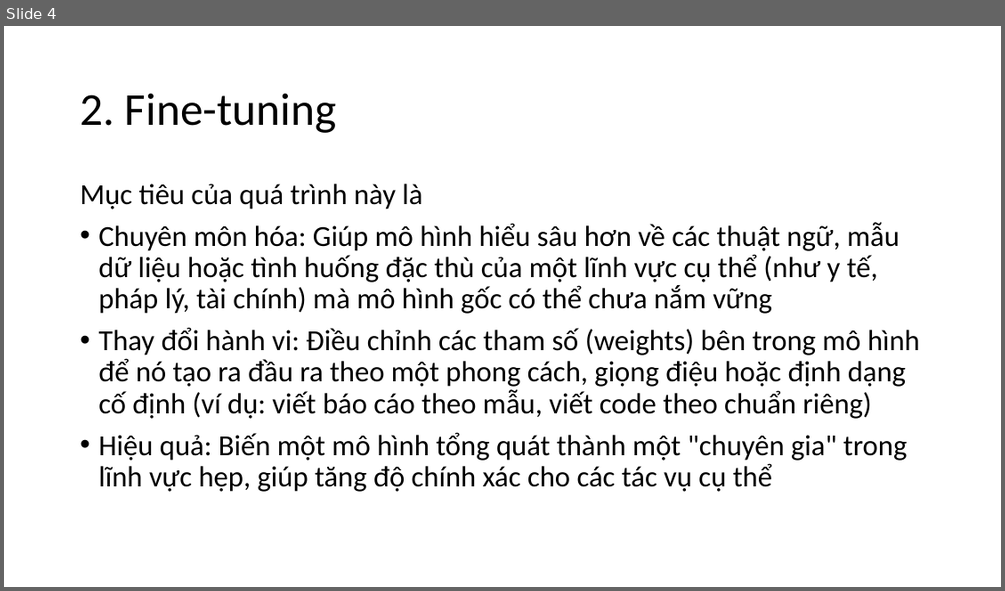
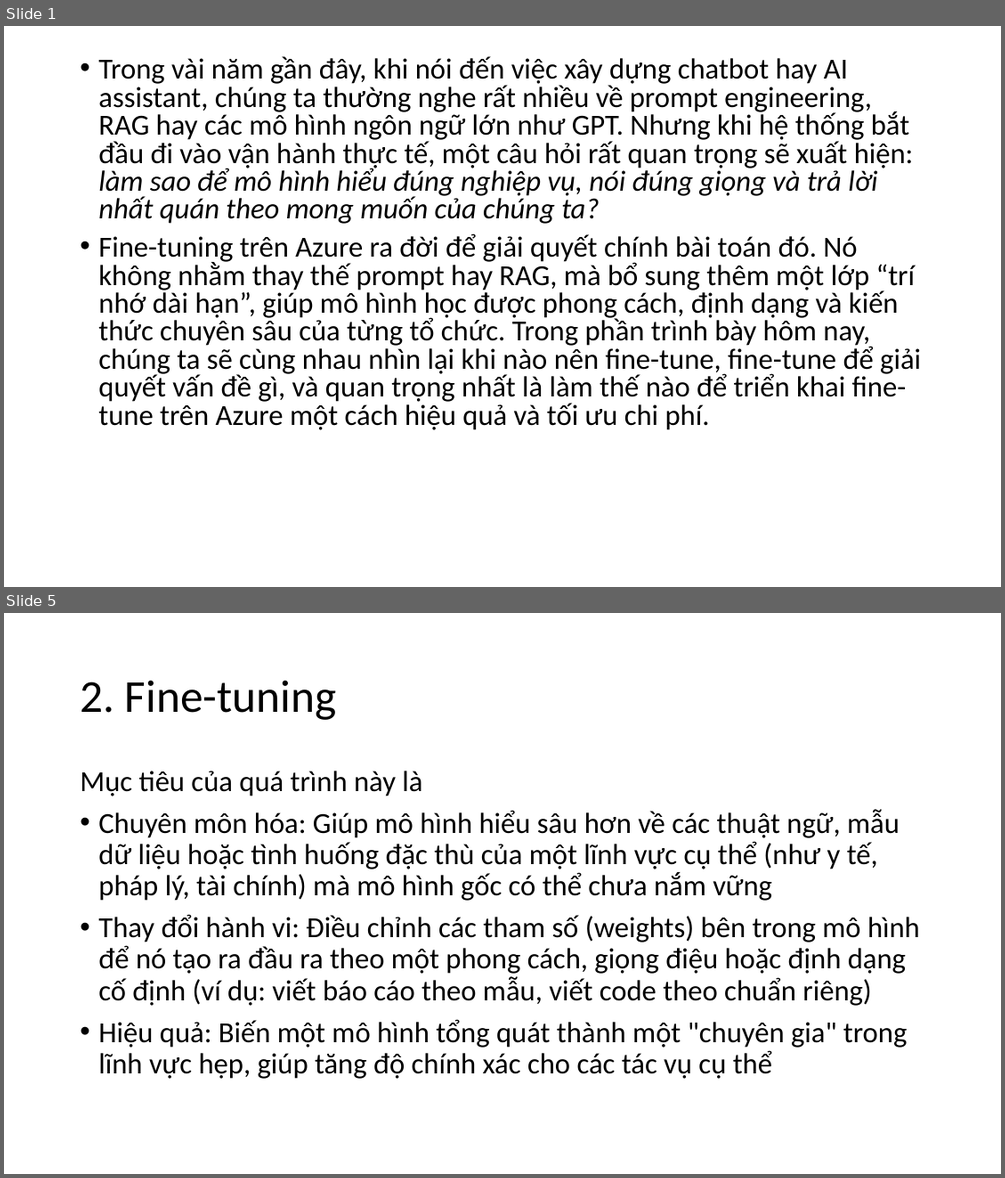
Before and after one commit to longdd90jp/sample-ai, a slide deck: fine-tune-pc/AI-Fine_Tune.pptx. Shown one above the other, each under a label of ours: slide 4 before the commit, slides 1 and 5 after it; the slides between them are not shown. The pictures are 1005x591 and 1005x1178 pixels, drawn with LibreOffice and Linux fonts; fonts in the diff are those of the drawing. Boxes give left, top, right and bottom in pixels: in the first picture for what was removed or moved away, otherwise in the second. Text is boxed around its words. In the diff, an @@ line names an element or a change of style, - is before the commit and + after.

```diff
--- a/fine-tune-pc/AI-Fine_Tune.pptx
+++ b/fine-tune-pc/AI-Fine_Tune.pptx
@@ slide 1 added at <box>4,26,1001,587</box>, background #FFFFFF @@
@@ text added at <box>98,56,921,430</box>, 28 pt, text #000000 @@
+• Trong vài năm gần đây, khi nói đến việc xây dựng chatbot hay AI assistant, chúng ta thường nghe rất nhiều về prompt engineering, RAG hay các mô hình ngôn ngữ lớn như GPT. Nhưng khi hệ thống bắt đầu đi vào vận hành thực tế, một câu hỏi rất quan trọng sẽ xuất hiện: làm sao để mô hình hiểu đúng nghiệp vụ, nói đúng giọng và trả lời nhất quán theo mong muốn của chúng ta?
+• Fine-tuning trên Azure ra đời để giải quyết chính bài toán đó. Nó không nhằm thay thế prompt hay RAG, mà bổ sung thêm một lớp “trí nhớ dài hạn”, giúp mô hình học được phong cách, định dạng và kiến thức chuyên sâu của từng tổ chức. Trong phần trình bày hôm nay, chúng ta sẽ cùng nhau nhìn lại khi nào nên fine-tune, fine-tune để giải quyết vấn đề gì, và quan trọng nhất là làm thế nào để triển khai fine-tune trên Azure một cách hiệu quả và tối ưu chi phí.
@@ what was slide 4 is now slide 5 @@
```
Also in this commit, not shown: 9 slides changed, 1 other slide added, 3 slides removed, 1 other file.
